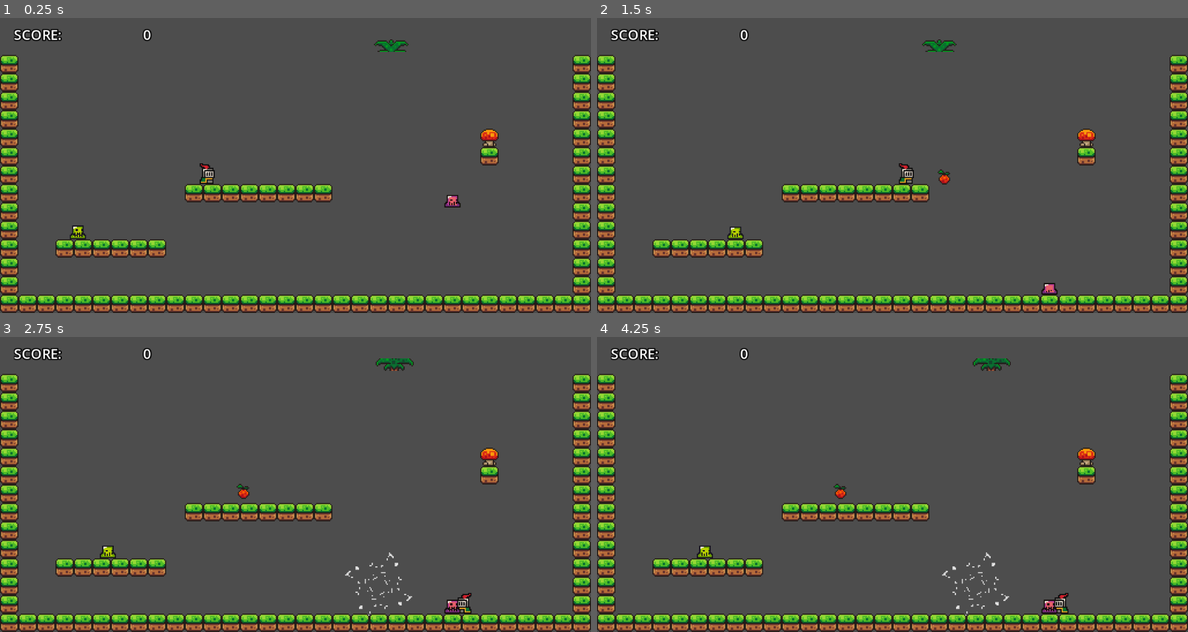
Above: before the commit, frames 1-4 (two rows, left to right).
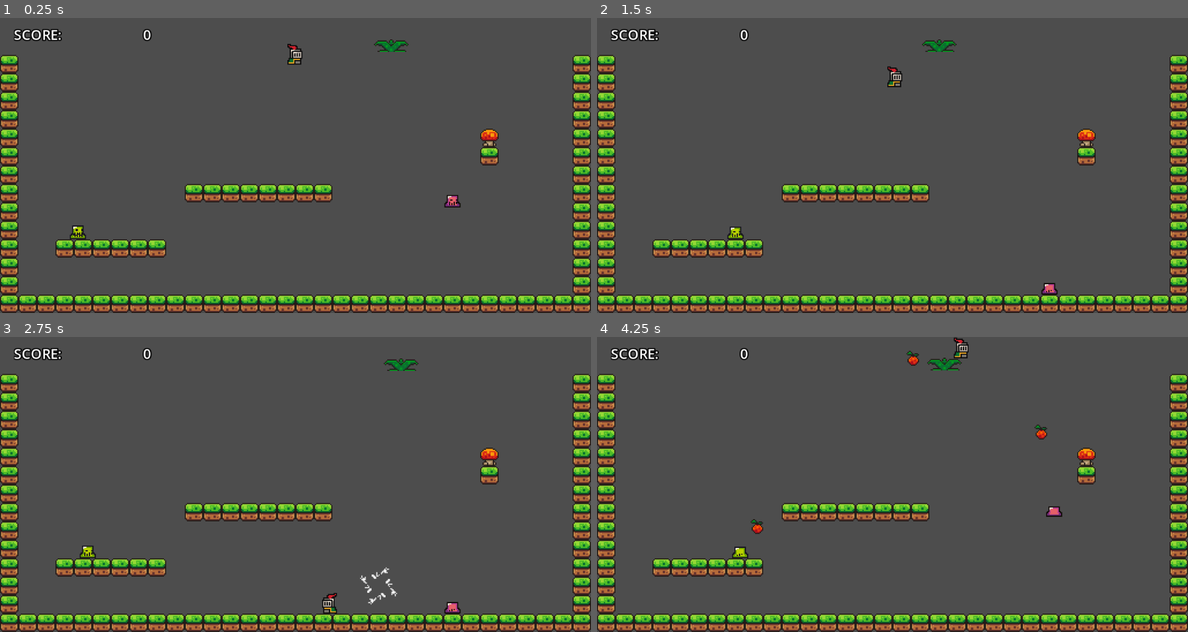
Above: after the commit, the same moments.

Repository: IsaacS2/Fiery-Cold-Battle
Game: Godot game, scene res://Gameplay/BASE/main_gameplay.tscn
The game is run twice, just before and just after one commit, with the same random seed, the same clock (stepped at 60 frames per second) and the same inputs.
Inputs:
- Up to frame 1 (0.25 s): no input
- Up to frame 2 (1.5 s): tap Enter (Grab) at 0.5 s; hold Right (ui_right) from 0.53 s (still down); tap Z (zone_trigger) at 0.6 s; tap Space (ui_select) at 0.77 s; tap Shift (Fire) at 1.35 s
- Up to frame 3 (2.75 s): tap Space (ui_select) at 1.52 s; tap Z (zone_trigger) at 1.55, 2.3 s; release Right (ui_right) at 2.03 s; hold Left (ui_left) from 2.03 s (still down); tap Enter (Grab) at 2.1 s
- Up to frame 4 (4.25 s): release Left (ui_left) at 2.78 s; hold Right (ui_right) from 2.78 s (still down); tap Z (zone_trigger) at 2.85, 3.6 s; tap Space (ui_select) at 3.02, 3.77 s

The runs differ from the first frame. In frame 1, 0.3% of the frame differs, in the area x 33-52%, y 8-57%; in frame 2, 0.3%; in frame 3, 1.0%; in frame 4, 1.4%, in the area x 16-80%, y 0-95%.
Error before the commit: Invalid access to property or key 'enemy_character' on a base object of type 'Node (groups.gd)'. (res://Gameplay/BASE/main_gameplay.gd:27)

Commit message:
Adds autoloaded scripts for lives and rounds
Fox sprite sheets are also included

Diff:
--- /dev/null
+++ b/Code/Enums and Globals/autoload_life_tracker.gd
@@ -0,0 +1,13 @@
+extends Node
+
+const STARTING_LIVES: int = 3
+var current_life_count: int
+
+func _ready() -> void:
+	_init_lives()
+
+func _init_lives() -> void:
+	current_life_count = STARTING_LIVES
+
+func _delete_life() -> void:
+	current_life_count -= 1
--- /dev/null
+++ b/Code/Enums and Globals/autoload_round_tracker.gd
@@ -0,0 +1,16 @@
+extends Node
+
+#const FILE_BEGIN =
+const STARTING_ROUND: int = 1
+const MAX_ROUND: int = 16
+var current_round: int
+var rounds : Array = []
+
+func _ready() -> void:
+	_init_round()
+
+func _init_round() -> void:
+	current_round = STARTING_ROUND
+
+func _increment_round() -> void:
+	current_round += 1
--- a/Code/Enums and Globals/groups.gd
+++ b/Code/Enums and Globals/groups.gd
@@ -4,4 +4,5 @@
 var player_character: String = "Player Character"
 var player_spawn: String = "Player Spawn"
 var projectile_pool: String = "Projectile Pool"
+var enemy_character: String = "Enemy Character"
 var element_areas: String = "Element Areas"
--- a/Gameplay/BASE/main_gameplay.gd
+++ b/Gameplay/BASE/main_gameplay.gd
@@ -3,11 +3,9 @@
 
 signal on_root_ready()
 
-const STARTING_LIVES: int = 3
 
 var player: PlayerCharacter2D
 var player_spawn_point: Node2D
-var lives_left: int
 
 var enemy_count: int
 
@@ -25,19 +23,18 @@
 	player = get_tree().get_first_node_in_group(Groups.player_character)
 	player_spawn_point = get_tree().get_first_node_in_group(Groups.player_spawn)
 	enemy_count = get_tree().get_nodes_in_group(Groups.enemy_character).size()
-	lives_left = STARTING_LIVES
 	player.global_position = player_spawn_point.global_position
 
 func _handle_player_death() -> void:
-	lives_left -= 1
-	if lives_left > 0:
+	AutoloadLifeTracker._delete_life()
+	if AutoloadLifeTracker.current_life_count > 0:
 		_respawn_player()
 	else:
 		_run_game_over()
 
 func _handle_enemy_death() -> void:
 	enemy_count -= 1
-	if enemy_count > 0:
+	if enemy_count < 1:
 		_run_next_round()
 
 func _respawn_player() -> void:
--- a/Gameplay/BASE/main_ground_tiles.tscn
+++ b/Gameplay/BASE/main_ground_tiles.tscn
@@ -8,131 +8,257 @@
 0:0/0 = 0
 0:0/0/physics_layer_0/polygon_0/points = PackedVector2Array(-8, -8, 8, -8, 8, 8, -8, 8)
 1:0/0 = 0
+1:0/0/physics_layer_0/polygon_0/points = PackedVector2Array(-8, -8, 8, -8, 8, 8, -8, 8)
 2:0/0 = 0
+2:0/0/physics_layer_0/polygon_0/points = PackedVector2Array(-8, -8, 8, -8, 8, 8, -8, 8)
 3:0/0 = 0
+3:0/0/physics_layer_0/polygon_0/points = PackedVector2Array(-8, -8, 8, -8, 8, 8, -8, 8)
 4:0/0 = 0
+4:0/0/physics_layer_0/polygon_0/points = PackedVector2Array(-8, -8, 8, -8, 8, 8, -8, 8)
 5:0/0 = 0
+5:0/0/physics_layer_0/polygon_0/points = PackedVector2Array(-8, -8, 8, -8, 8, 8, -8, 8)
 6:0/0 = 0
+6:0/0/physics_layer_0/polygon_0/points = PackedVector2Array(-8, -8, 8, -8, 8, 8, -8, 8)
 7:0/0 = 0
+7:0/0/physics_layer_0/polygon_0/points = PackedVector2Array(-8, -8, 8, -8, 8, 8, -8, 8)
 8:0/0 = 0
+8:0/0/physics_layer_0/polygon_0/points = PackedVector2Array(-8, -8, 8, -8, 8, 8, -8, 8)
 9:0/0 = 0
+9:0/0/physics_layer_0/polygon_0/points = PackedVector2Array(-8, -8, 8, -8, 8, 8, -8, 8)
 10:0/0 = 0
+10:0/0/physics_layer_0/polygon_0/points = PackedVector2Array(-8, -8, 8, -8, 8, 8, -8, 8)
 11:0/0 = 0
+11:0/0/physics_layer_0/polygon_0/points = PackedVector2Array(-8, -8, 8, -8, 8, 8, -8, 8)
 0:1/0 = 0
+0:1/0/physics_layer_0/polygon_0/points = PackedVector2Array(-8, -8, 8, -8, 8, 8, -8, 8)
 1:1/0 = 0
+1:1/0/physics_layer_0/polygon_0/points = PackedVector2Array(-8, -8, 8, -8, 8, 8, -8, 8)
 2:1/0 = 0
+2:1/0/physics_layer_0/polygon_0/points = PackedVector2Array(-8, -8, 8, -8, 8, 8, -8, 8)
 3:1/0 = 0
+3:1/0/physics_layer_0/polygon_0/points = PackedVector2Array(-8, -8, 8, -8, 8, 8, -8, 8)
 4:1/0 = 0
+4:1/0/physics_layer_0/polygon_0/points = PackedVector2Array(-8, -8, 8, -8, 8, 8, -8, 8)
 5:1/0 = 0
+5:1/0/physics_layer_0/polygon_0/points = PackedVector2Array(-8, -8, 8, -8, 8, 8, -8, 8)
 6:1/0 = 0
+6:1/0/physics_layer_0/polygon_0/points = PackedVector2Array(-8, -8, 8, -8, 8, 8, -8, 8)
 7:1/0 = 0
+7:1/0/physics_layer_0/polygon_0/points = PackedVector2Array(-8, -8, 8, -8, 8, 8, -8, 8)
 8:1/0 = 0
+8:1/0/physics_layer_0/polygon_0/points = PackedVector2Array(-8, -8, 8, -8, 8, 8, -8, 8)
 9:1/0 = 0
+9:1/0/physics_layer_0/polygon_0/points = PackedVector2Array(-8, -8, 8, -8, 8, 8, -8, 8)
 10:1/0 = 0
+10:1/0/physics_layer_0/polygon_0/points = PackedVector2Array(-8, -8, 8, -8, 8, 8, -8, 8)
 11:1/0 = 0
+11:1/0/physics_layer_0/polygon_0/points = PackedVector2Array(-8, -8, 8, -8, 8, 8, -8, 8)
 0:2/0 = 0
+0:2/0/physics_layer_0/polygon_0/points = PackedVector2Array(-8, -8, 8, -8, 8, 8, -8, 8)
 1:2/0 = 0
+1:2/0/physics_layer_0/polygon_0/points = PackedVector2Array(-8, -8, 8, -8, 8, 8, -8, 8)
 2:2/0 = 0
+2:2/0/physics_layer_0/polygon_0/points = PackedVector2Array(-8, -8, 8, -8, 8, 8, -8, 8)
 3:2/0 = 0
+3:2/0/physics_layer_0/polygon_0/points = PackedVector2Array(-8, -8, 8, -8, 8, 8, -8, 8)
 4:2/0 = 0
+4:2/0/physics_layer_0/polygon_0/points = PackedVector2Array(-8, -8, 8, -8, 8, 8, -8, 8)
 5:2/0 = 0
+5:2/0/physics_layer_0/polygon_0/points = PackedVector2Array(-8, -8, 8, -8, 8, 8, -8, 8)
 6:2/0 = 0
+6:2/0/physics_layer_0/polygon_0/points = PackedVector2Array(-8, -8, 8, -8, 8, 8, -8, 8)
 7:2/0 = 0
+7:2/0/physics_layer_0/polygon_0/points = PackedVector2Array(-8, -8, 8, -8, 8, 8, -8, 8)
 8:2/0 = 0
+8:2/0/physics_layer_0/polygon_0/points = PackedVector2Array(-8, -8, 8, -8, 8, 8, -8, 8)
 9:2/0 = 0
+9:2/0/physics_layer_0/polygon_0/points = PackedVector2Array(-8, -8, 8, -8, 8, 8, -8, 8)
 10:2/0 = 0
+10:2/0/physics_layer_0/polygon_0/points = PackedVector2Array(-8, -8, 8, -8, 8, 8, -8, 8)
 11:2/0 = 0
+11:2/0/physics_layer_0/polygon_0/points = PackedVector2Array(-8, -8, 8, -8, 8, 8, -8, 8)
 0:3/0 = 0
+0:3/0/physics_layer_0/polygon_0/points = PackedVector2Array(-8, -8, 8, -8, 8, 8, -8, 8)
 1:3/0 = 0
+1:3/0/physics_layer_0/polygon_0/points = PackedVector2Array(-8, -8, 8, -8, 8, 8, -8, 8)
 2:3/0 = 0
+2:3/0/physics_layer_0/polygon_0/points = PackedVector2Array(-8, -8, 8, -8, 8, 8, -8, 8)
 5:3/0 = 0
+5:3/0/physics_layer_0/polygon_0/points = PackedVector2Array(-8, -8, 8, -8, 8, 8, -8, 8)
 6:3/0 = 0
+6:3/0/physics_layer_0/polygon_0/points = PackedVector2Array(-8, -8, 8, -8, 8, 8, -8, 8)
 7:3/0 = 0
+7:3/0/physics_layer_0/polygon_0/points = PackedVector2Array(-8, -8, 8, -8, 8, 8, -8, 8)
 8:3/0 = 0
+8:3/0/physics_layer_0/polygon_0/points = PackedVector2Array(-8, -8, 8, -8, 8, 8, -8, 8)
 9:3/0 = 0
+9:3/0/physics_layer_0/polygon_0/points = PackedVector2Array(-8, -8, 8, -8, 8, 8, -8, 8)
 0:4/0 = 0
+0:4/0/physics_layer_0/polygon_0/points = PackedVector2Array(-8, -8, 8, -8, 8, 8, -8, 8)
 1:4/0 = 0
+1:4/0/physics_layer_0/polygon_0/points = PackedVector2Array(-8, -8, 8, -8, 8, 8, -8, 8)
 2:4/0 = 0
+2:4/0/physics_layer_0/polygon_0/points = PackedVector2Array(-8, -8, 8, -8, 8, 8, -8, 8)
 3:4/0 = 0
+3:4/0/physics_layer_0/polygon_0/points = PackedVector2Array(-8, -8, 8, -8, 8, 8, -8, 8)
 4:4/0 = 0
+4:4/0/physics_layer_0/polygon_0/points = PackedVector2Array(-8, -8, 8, -8, 8, 8, -8, 8)
 5:4/0 = 0
+5:4/0/physics_layer_0/polygon_0/points = PackedVector2Array(-8, -8, 8, -8, 8, 8, -8, 8)
 6:4/0 = 0
+6:4/0/physics_layer_0/polygon_0/points = PackedVector2Array(-8, -8, 8, -8, 8, 8, -8, 8)
 7:4/0 = 0
+7:4/0/physics_layer_0/polygon_0/points = PackedVector2Array(-8, -8, 8, -8, 8, 8, -8, 8)
 8:4/0 = 0
+8:4/0/physics_layer_0/polygon_0/points = PackedVector2Array(-8, -8, 8, -8, 8, 8, -8, 8)
 9:4/0 = 0
+9:4/0/physics_layer_0/polygon_0/points = PackedVector2Array(-8, -8, 8, -8, 8, 8, -8, 8)
 0:5/0 = 0
+0:5/0/physics_layer_0/polygon_0/points = PackedVector2Array(-8, -8, 8, -8, 8, 8, -8, 8)
 1:5/0 = 0
+1:5/0/physics_layer_0/polygon_0/points = PackedVector2Array(-8, -8, 8, -8, 8, 8, -8, 8)
 2:5/0 = 0
+2:5/0/physics_layer_0/polygon_0/points = PackedVector2Array(-8, -8, 8, -8, 8, 8, -8, 8)
 3:5/0 = 0
+3:5/0/physics_layer_0/polygon_0/points = PackedVector2Array(-8, -8, 8, -8, 8, 8, -8, 8)
 4:5/0 = 0
+4:5/0/physics_layer_0/polygon_0/points = PackedVector2Array(-8, -8, 8, -8, 8, 8, -8, 8)
 5:5/0 = 0
+5:5/0/physics_layer_0/polygon_0/points = PackedVector2Array(-8, -8, 8, -8, 8, 8, -8, 8)
 6:5/0 = 0
+6:5/0/physics_layer_0/polygon_0/points = PackedVector2Array(-8, -8, 8, -8, 8, 8, -8, 8)
 7:5/0 = 0
+7:5/0/physics_layer_0/polygon_0/points = PackedVector2Array(-8, -8, 8, -8, 8, 8, -8, 8)
 8:5/0 = 0
+8:5/0/physics_layer_0/polygon_0/points = PackedVector2Array(-8, -8, 8, -8, 8, 8, -8, 8)
 1:6/0 = 0
+1:6/0/physics_layer_0/polygon_0/points = PackedVector2Array(-8, -8, 8, -8, 8, 8, -8, 8)
 2:6/0 = 0
+2:6/0/physics_layer_0/polygon_0/points = PackedVector2Array(-8, -8, 8, -8, 8, 8, -8, 8)
 3:6/0 = 0
+3:6/0/physics_layer_0/polygon_0/points = PackedVector2Array(-8, -8, 8, -8, 8, 8, -8, 8)
 4:6/0 = 0
+4:6/0/physics_layer_0/polygon_0/points = PackedVector2Array(-8, -8, 8, -8, 8, 8, -8, 8)
 5:6/0 = 0
+5:6/0/physics_layer_0/polygon_0/points = PackedVector2Array(-8, -8, 8, -8, 8, 8, -8, 8)
 6:6/0 = 0
+6:6/0/physics_layer_0/polygon_0/points = PackedVector2Array(-8, -8, 8, -8, 8, 8, -8, 8)
 7:6/0 = 0
+7:6/0/physics_layer_0/polygon_0/points = PackedVector2Array(-8, -8, 8, -8, 8, 8, -8, 8)
 8:6/0 = 0
+8:6/0/physics_layer_0/polygon_0/points = PackedVector2Array(-8, -8, 8, -8, 8, 8, -8, 8)
 0:7/0 = 0
+0:7/0/physics_layer_0/polygon_0/points = PackedVector2Array(-8, -8, 8, -8, 8, 8, -8, 8)
 1:7/0 = 0
+1:7/0/physics_layer_0/polygon_0/points = PackedVector2Array(-8, -8, 8, -8, 8, 8, -8, 8)
 3:7/0 = 0
+3:7/0/physics_layer_0/polygon_0/points = PackedVector2Array(-8, -8, 8, -8, 8, 8, -8, 8)
 5:7/0 = 0
+5:7/0/physics_layer_0/polygon_0/points = PackedVector2Array(-8, -8, 8, -8, 8, 8, -8, 8)
 6:7/0 = 0
+6:7/0/physics_layer_0/polygon_0/points = PackedVector2Array(-8, -8, 8, -8, 8, 8, -8, 8)
 7:7/0 = 0
+7:7/0/physics_layer_0/polygon_0/points = PackedVector2Array(-8, -8, 8, -8, 8, 8, -8, 8)
 8:7/0 = 0
+8:7/0/physics_layer_0/polygon_0/points = PackedVector2Array(-8, -8, 8, -8, 8, 8, -8, 8)
 0:8/0 = 0
+0:8/0/physics_layer_0/polygon_0/points = PackedVector2Array(-8, -8, 8, -8, 8, 8, -8, 8)
 1:8/0 = 0
+1:8/0/physics_layer_0/polygon_0/points = PackedVector2Array(-8, -8, 8, -8, 8, 8, -8, 8)
 2:8/0 = 0
+2:8/0/physics_layer_0/polygon_0/points = PackedVector2Array(-8, -8, 8, -8, 8, 8, -8, 8)
 3:8/0 = 0
+3:8/0/physics_layer_0/polygon_0/points = PackedVector2Array(-8, -8, 8, -8, 8, 8, -8, 8)
 4:8/0 = 0
+4:8/0/physics_layer_0/polygon_0/points = PackedVector2Array(-8, -8, 8, -8, 8, 8, -8, 8)
 5:8/0 = 0
+5:8/0/physics_layer_0/polygon_0/points = PackedVector2Array(-8, -8, 8, -8, 8, 8, -8, 8)
 6:8/0 = 0
+6:8/0/physics_layer_0/polygon_0/points = PackedVector2Array(-8, -8, 8, -8, 8, 8, -8, 8)
 7:8/0 = 0
+7:8/0/physics_layer_0/polygon_0/points = PackedVector2Array(-8, -8, 8, -8, 8, 8, -8, 8)
 8:8/0 = 0
+8:8/0/physics_layer_0/polygon_0/points = PackedVector2Array(-8, -8, 8, -8, 8, 8, -8, 8)
 0:9/0 = 0
+0:9/0/physics_layer_0/polygon_0/points = PackedVector2Array(-8, -8, 8, -8, 8, 8, -8, 8)
 1:9/0 = 0
+1:9/0/physics_layer_0/polygon_0/points = PackedVector2Array(-8, -8, 8, -8, 8, 8, -8, 8)
 2:9/0 = 0
+2:9/0/physics_layer_0/polygon_0/points = PackedVector2Array(-8, -8, 8, -8, 8, 8, -8, 8)
 3:9/0 = 0
+3:9/0/physics_layer_0/polygon_0/points = PackedVector2Array(-8, -8, 8, -8, 8, 8, -8, 8)
 4:9/0 = 0
+4:9/0/physics_layer_0/polygon_0/points = PackedVector2Array(-8, -8, 8, -8, 8, 8, -8, 8)
 5:9/0 = 0
+5:9/0/physics_layer_0/polygon_0/points = PackedVector2Array(-8, -8, 8, -8, 8, 8, -8, 8)
 6:9/0 = 0
+6:9/0/physics_layer_0/polygon_0/points = PackedVector2Array(-8, -8, 8, -8, 8, 8, -8, 8)
 7:9/0 = 0
+7:9/0/physics_layer_0/polygon_0/points = PackedVector2Array(-8, -8, 8, -8, 8, 8, -8, 8)
 0:10/0 = 0
+0:10/0/physics_layer_0/polygon_0/points = PackedVector2Array(-8, -8, 8, -8, 8, 8, -8, 8)
 1:10/0 = 0
+1:10/0/physics_layer_0/polygon_0/points = PackedVector2Array(-8, -8, 8, -8, 8, 8, -8, 8)
 2:10/0 = 0
+2:10/0/physics_layer_0/polygon_0/points = PackedVector2Array(-8, -8, 8, -8, 8, 8, -8, 8)
 3:10/0 = 0
+3:10/0/physics_layer_0/polygon_0/points = PackedVector2Array(-8, -8, 8, -8, 8, 8, -8, 8)
 4:10/0 = 0
+4:10/0/physics_layer_0/polygon_0/points = PackedVector2Array(-8, -8, 8, -8, 8, 8, -8, 8)
 6:10/0 = 0
+6:10/0/physics_layer_0/polygon_0/points = PackedVector2Array(-8, -8, 8, -8, 8, 8, -8, 8)
 0:11/0 = 0
+0:11/0/physics_layer_0/polygon_0/points = PackedVector2Array(-8, -8, 8, -8, 8, 8, -8, 8)
 1:11/0 = 0
+1:11/0/physics_layer_0/polygon_0/points = PackedVector2Array(-8, -8, 8, -8, 8, 8, -8, 8)
 2:11/0 = 0
+2:11/0/physics_layer_0/polygon_0/points = PackedVector2Array(-8, -8, 8, -8, 8, 8, -8, 8)
 3:11/0 = 0
+3:11/0/physics_layer_0/polygon_0/points = PackedVector2Array(-8, -8, 8, -8, 8, 8, -8, 8)
 4:11/0 = 0
+4:11/0/physics_layer_0/polygon_0/points = PackedVector2Array(-8, -8, 8, -8, 8, 8, -8, 8)
 5:11/0 = 0
+5:11/0/physics_layer_0/polygon_0/points = PackedVector2Array(-8, -8, 8, -8, 8, 8, -8, 8)
 0:12/0 = 0
+0:12/0/physics_layer_0/polygon_0/points = PackedVector2Array(-8, -8, 8, -8, 8, 8, -8, 8)
 1:12/0 = 0
+1:12/0/physics_layer_0/polygon_0/points = PackedVector2Array(-8, -8, 8, -8, 8, 8, -8, 8)
 2:12/0 = 0
+2:12/0/physics_layer_0/polygon_0/points = PackedVector2Array(-8, -8, 8, -8, 8, 8, -8, 8)
 3:12/0 = 0
+3:12/0/physics_layer_0/polygon_0/points = PackedVector2Array(-8, -8, 8, -8, 8, 8, -8, 8)
 4:12/0 = 0
+4:12/0/physics_layer_0/polygon_0/points = PackedVector2Array(-8, -8, 8, -8, 8, 8, -8, 8)
 0:13/0 = 0
+0:13/0/physics_layer_0/polygon_0/points = PackedVector2Array(-8, -8, 8, -8, 8, 8, -8, 8)
 1:13/0 = 0
+1:13/0/physics_layer_0/polygon_0/points = PackedVector2Array(-8, -8, 8, -8, 8, 8, -8, 8)
 2:13/0 = 0
+2:13/0/physics_layer_0/polygon_0/points = PackedVector2Array(-8, -8, 8, -8, 8, 8, -8, 8)
 3:13/0 = 0
+3:13/0/physics_layer_0/polygon_0/points = PackedVector2Array(-8, -8, 8, -8, 8, 8, -8, 8)
 4:13/0 = 0
+4:13/0/physics_layer_0/polygon_0/points = PackedVector2Array(-8, -8, 8, -8, 8, 8, -8, 8)
 5:13/0 = 0
+5:13/0/physics_layer_0/polygon_0/points = PackedVector2Array(-8, -8, 8, -8, 8, 8, -8, 8)
 0:14/0 = 0
+0:14/0/physics_layer_0/polygon_0/points = PackedVector2Array(-8, -8, 8, -8, 8, 8, -8, 8)
 1:14/0 = 0
+1:14/0/physics_layer_0/polygon_0/points = PackedVector2Array(-8, -8, 8, -8, 8, 8, -8, 8)
 2:14/0 = 0
+2:14/0/physics_layer_0/polygon_0/points = PackedVector2Array(-8, -8, 8, -8, 8, 8, -8, 8)
 3:14/0 = 0
+3:14/0/physics_layer_0/polygon_0/points = PackedVector2Array(-8, -8, 8, -8, 8, 8, -8, 8)
 4:14/0 = 0
+4:14/0/physics_layer_0/polygon_0/points = PackedVector2Array(-8, -8, 8, -8, 8, 8, -8, 8)
 0:15/0 = 0
+0:15/0/physics_layer_0/polygon_0/points = PackedVector2Array(-8, -8, 8, -8, 8, 8, -8, 8)
 1:15/0 = 0
+1:15/0/physics_layer_0/polygon_0/points = PackedVector2Array(-8, -8, 8, -8, 8, 8, -8, 8)
 2:15/0 = 0
+2:15/0/physics_layer_0/polygon_0/points = PackedVector2Array(-8, -8, 8, -8, 8, 8, -8, 8)
 3:15/0 = 0
+3:15/0/physics_layer_0/polygon_0/points = PackedVector2Array(-8, -8, 8, -8, 8, 8, -8, 8)
 
 [sub_resource type="TileSet" id="TileSet_mkp0b"]
 physics_layer_0/collision_layer = 1
--- a/Gameplay/ROUNDS/empty_main_gameplay.tscn
+++ b/Gameplay/ROUNDS/empty_main_gameplay.tscn
@@ -200,9 +200,16 @@
 [node name="Projectile Pool" type="Node" parent="." groups=["Projectile Pool"]]
 script = ExtResource("10_j2syc")
 
+[connection signal="on_root_ready" from="." to="Main Menu" method="_on_main_gameplay_on_root_ready"]
 [connection signal="focus_entered" from="Main Menu/MarginContainer/VBoxContainer/Play Button" to="Main Menu" method="_on_play_button_focus_entered"]
 [connection signal="pressed" from="Main Menu/MarginContainer/VBoxContainer/Play Button" to="Main Menu" method="_on_play_button_pressed"]
 [connection signal="focus_entered" from="Main Menu/MarginContainer/VBoxContainer/Options Button" to="Main Menu" method="_on_options_button_focus_entered"]
 [connection signal="pressed" from="Main Menu/MarginContainer/VBoxContainer/Options Button" to="Main Menu" method="_on_options_button_pressed"]
 [connection signal="focus_entered" from="Main Menu/MarginContainer/VBoxContainer/Quit Button" to="Main Menu" method="_on_quit_button_focus_entered"]
 [connection signal="pressed" from="Main Menu/MarginContainer/VBoxContainer/Quit Button" to="Main Menu" method="_on_quit_button_pressed"]
+[connection signal="on_player_death" from="Player Character" to="." method="accept_player_death"]
+[connection signal="pass_input_direction_cancelled" from="Input Router" to="Player Character" method="_accept_direction_input_cancel"]
+[connection signal="pass_input_direction_started" from="Input Router" to="Player Character" method="_accept_direction_input_start"]
+[connection signal="pass_input_fire_started" from="Input Router" to="Player Character" method="accept_fire_input_start"]
+[connection signal="pass_input_grab_started" from="Input Router" to="Player Character" method="accept_grab_input_start"]
+[connection signal="pass_input_zone_trigger_started" from="Input Router" to="Player Character" method="accept_zone_trigger_input_start"]
--- a/Gameplay/ROUNDS/round1.tscn
+++ b/Gameplay/ROUNDS/round1.tscn
@@ -209,18 +209,25 @@
 [node name="EnemyPatrolPath2D" parent="." instance=ExtResource("12_2rshx")]
 position = Vector2(320, 24)
 
-[node name="HelicopterBody2D" parent="." groups=["Enemy Character"] instance=ExtResource("13_kmg6d")]
+[node name="HelicopterBody2D" parent="." instance=ExtResource("13_kmg6d")]
 position = Vector2(352, 24)
 
 [node name="EnemyPatrolPath2D2" parent="." instance=ExtResource("12_2rshx")]
 position = Vector2(96, 172)
 
-[node name="PenguinBody2D" parent="." groups=["Enemy Character"] instance=ExtResource("14_3oy4u")]
+[node name="PenguinBody2D" parent="." instance=ExtResource("14_3oy4u")]
 position = Vector2(80, 164)
 
+[connection signal="on_root_ready" from="." to="Main Menu" method="_on_main_gameplay_on_root_ready"]
 [connection signal="focus_entered" from="Main Menu/MarginContainer/VBoxContainer/Play Button" to="Main Menu" method="_on_play_button_focus_entered"]
 [connection signal="pressed" from="Main Menu/MarginContainer/VBoxContainer/Play Button" to="Main Menu" method="_on_play_button_pressed"]
 [connection signal="focus_entered" from="Main Menu/MarginContainer/VBoxContainer/Options Button" to="Main Menu" method="_on_options_button_focus_entered"]
 [connection signal="pressed" from="Main Menu/MarginContainer/VBoxContainer/Options Button" to="Main Menu" method="_on_options_button_pressed"]
 [connection signal="focus_entered" from="Main Menu/MarginContainer/VBoxContainer/Quit Button" to="Main Menu" method="_on_quit_button_focus_entered"]
 [connection signal="pressed" from="Main Menu/MarginContainer/VBoxContainer/Quit Button" to="Main Menu" method="_on_quit_button_pressed"]
+[connection signal="on_player_death" from="Player Character" to="." method="accept_player_death"]
+[connection signal="pass_input_direction_cancelled" from="Input Router" to="Player Character" method="_accept_direction_input_cancel"]
+[connection signal="pass_input_direction_started" from="Input Router" to="Player Character" method="_accept_direction_input_start"]
+[connection signal="pass_input_fire_started" from="Input Router" to="Player Character" method="accept_fire_input_start"]
+[connection signal="pass_input_grab_started" from="Input Router" to="Player Character" method="accept_grab_input_start"]
+[connection signal="pass_input_zone_trigger_started" from="Input Router" to="Player Character" method="accept_zone_trigger_input_start"]
--- a/Gameplay/ROUNDS/round2.tscn
+++ b/Gameplay/ROUNDS/round2.tscn
@@ -203,9 +203,16 @@
 [node name="Projectile Pool" type="Node" parent="." groups=["Projectile Pool"]]
 script = ExtResource("12_avueq")
 
+[connection signal="on_root_ready" from="." to="Main Menu" method="_on_main_gameplay_on_root_ready"]
 [connection signal="focus_entered" from="Main Menu/MarginContainer/VBoxContainer/Play Button" to="Main Menu" method="_on_play_button_focus_entered"]
 [connection signal="pressed" from="Main Menu/MarginContainer/VBoxContainer/Play Button" to="Main Menu" method="_on_play_button_pressed"]
 [connection signal="focus_entered" from="Main Menu/MarginContainer/VBoxContainer/Options Button" to="Main Menu" method="_on_options_button_focus_entered"]
 [connection signal="pressed" from="Main Menu/MarginContainer/VBoxContainer/Options Button" to="Main Menu" method="_on_options_button_pressed"]
 [connection signal="focus_entered" from="Main Menu/MarginContainer/VBoxContainer/Quit Button" to="Main Menu" method="_on_quit_button_focus_entered"]
 [connection signal="pressed" from="Main Menu/MarginContainer/VBoxContainer/Quit Button" to="Main Menu" method="_on_quit_button_pressed"]
+[connection signal="on_player_death" from="Player Character" to="." method="accept_player_death"]
+[connection signal="pass_input_direction_cancelled" from="Input Router" to="Player Character" method="_accept_direction_input_cancel"]
+[connection signal="pass_input_direction_started" from="Input Router" to="Player Character" method="_accept_direction_input_start"]
+[connection signal="pass_input_fire_started" from="Input Router" to="Player Character" method="accept_fire_input_start"]
+[connection signal="pass_input_grab_started" from="Input Router" to="Player Character" method="accept_grab_input_start"]
+[connection signal="pass_input_zone_trigger_started" from="Input Router" to="Player Character" method="accept_zone_trigger_input_start"]
--- a/project.godot
+++ b/project.godot
@@ -22,6 +22,8 @@
 AutoloadInputHandler="*res://Code/Input/autoload_input_handler.gd"
 AutoloadScoreTracker="*res://Code/UI/autoload_score_tracker.gd"
 SoundManager="*res://Gameplay/BASE/sound_manager.tscn"
+AutoloadLifeTracker="*res://Code/Enums and Globals/autoload_life_tracker.gd"
+AutoloadRoundTracker="*res://Code/Enums and Globals/autoload_round_tracker.gd"
 
 [display]
 
Binary file added: Assets, Visual/Characters/foxidlesprite-Sheet.png
Not shown, added: Assets, Visual/Characters/foxidlesprite-Sheet.png.import
Binary file added: Assets, Visual/Characters/foxidlespritesheet-nospark.png
Not shown, added: Assets, Visual/Characters/foxidlespritesheet-nospark.png.import
Binary file added: Assets, Visual/Characters/foxjumpspritesheet-nosparks.png
Not shown, added: Assets, Visual/Characters/foxjumpspritesheet-nosparks.png.import
Binary file added: Assets, Visual/Characters/foxjumpspritesheet-sparks.png
Not shown, added: Assets, Visual/Characters/foxjumpspritesheet-sparks.png.import
Binary file added: Assets, Visual/Characters/foxwalkspritesheet-nosparks.png
Not shown, added: Assets, Visual/Characters/foxwalkspritesheet-nosparks.png.import
Binary file added: Assets, Visual/Characters/foxwalkspritesheet-sparks.png
Not shown, added: Assets, Visual/Characters/foxwalkspritesheet-sparks.png.import
